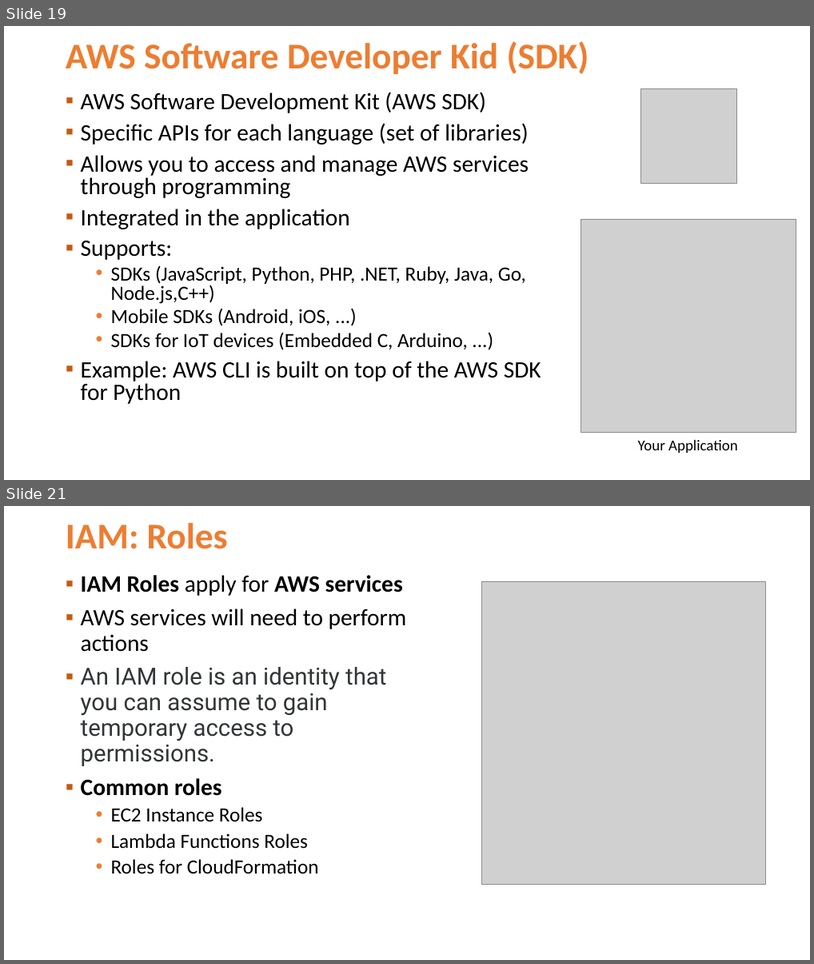
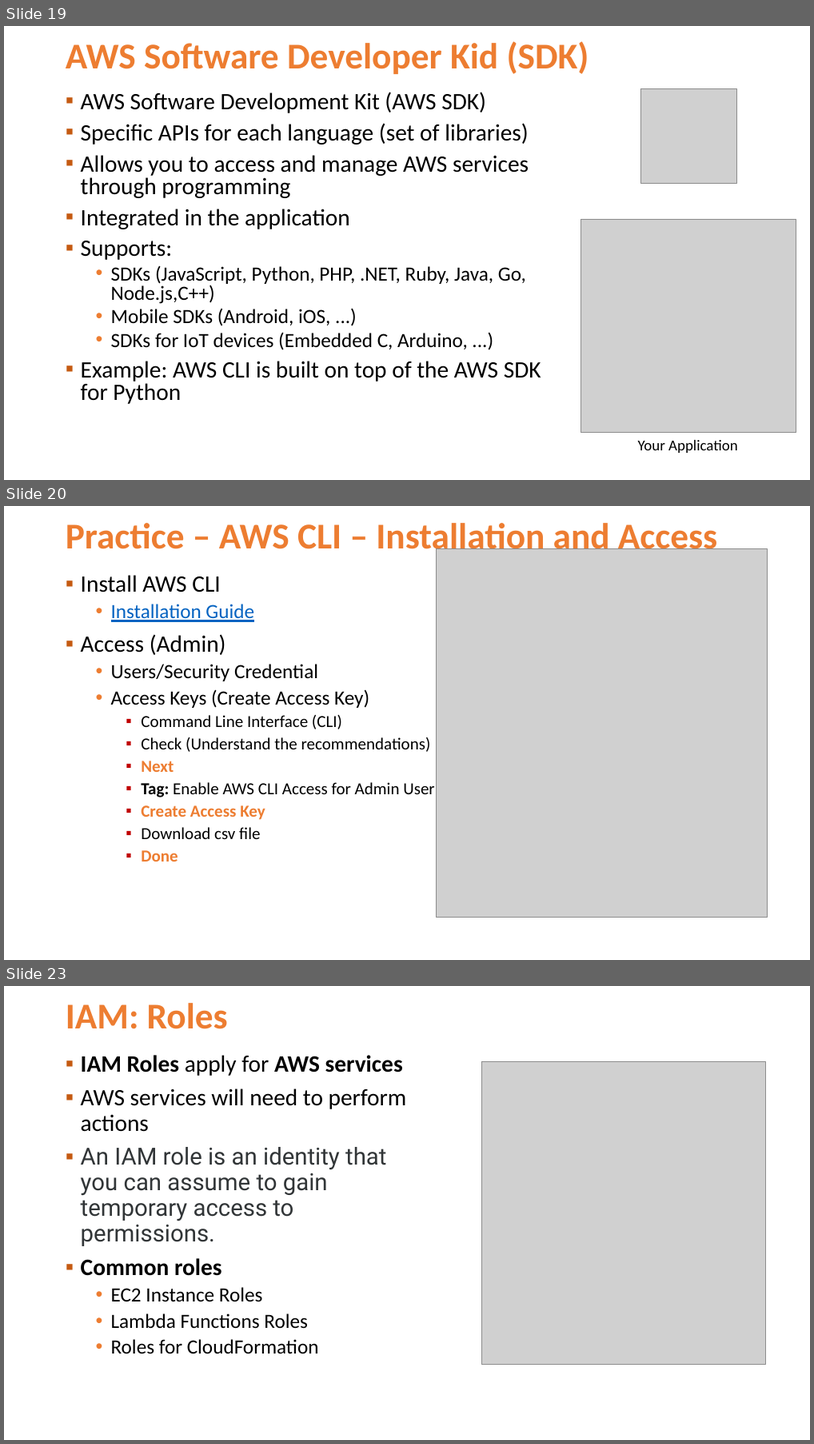
Before and after one commit to Jucer74/ArchitectureMaster, a slide deck: Classes/04-IAM-IdentityandAccessManagement/ArchitectureMaster-04-IAM-IdentityandAccessManagement.pptx. Shown one above the other, each under a label of ours: slides 19 and 21 before the commit, slides 19, 20 and 23 after it; the slides between them are not shown. The pictures are 814x964 and 814x1444 pixels, drawn with LibreOffice and Linux fonts; fonts in the diff are those of the drawing; grey boxes stand for pictures; background and template pictures are left out. Boxes give left, top, right and bottom in pixels: in the first picture for what was removed or moved away, otherwise in the second. Text is boxed around its words. In the diff, an @@ line names an element or a change of style, - is before the commit and + after.

```diff
--- a/Classes/04-IAM-IdentityandAccessManagement/ArchitectureMaster-04-IAM-IdentityandAccessManagement.pptx
+++ b/Classes/04-IAM-IdentityandAccessManagement/ArchitectureMaster-04-IAM-IdentityandAccessManagement.pptx
@@ slide 20 added at <box>4,506,810,960</box>, background #FFFFFF @@
@@ title added at <box>66,519,718,558</box>, 43.2 pt, text #ED7D31, bold @@
+Practice – AWS CLI – Installation and Access
@@ picture added at <box>437,548,767,916</box> @@
@@ text added at <box>81,575,434,861</box>, 20 pt, text #000000 @@
+▪ Install AWS CLI
+  • Installation Guide
+▪ Access (Admin)
+  • Users/Security Credential
+  • Access Keys (Create Access Key)
+    ▪ Command Line Interface (CLI)
+    ▪ Check (Understand the recommendations)
+    ▪ Next
+    ▪ Tag: Enable AWS CLI Access for Admin User
+    ▪ Create Access Key
+    ▪ Download csv file
+    ▪ Done
@@ what was slide 21 is now slide 23 @@
```
Also in this commit, not shown: 3 slides changed, 1 other slide added.
